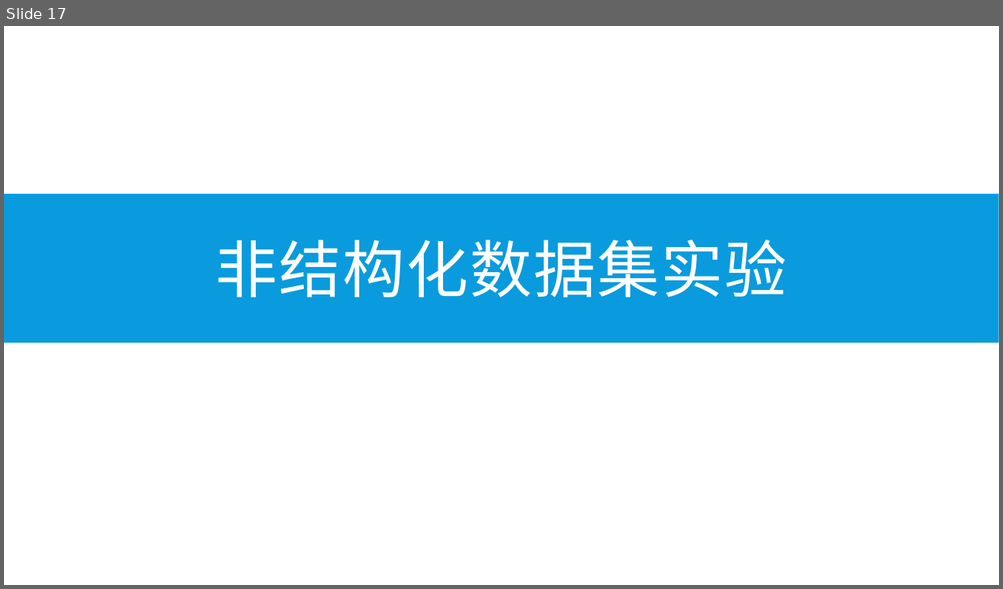
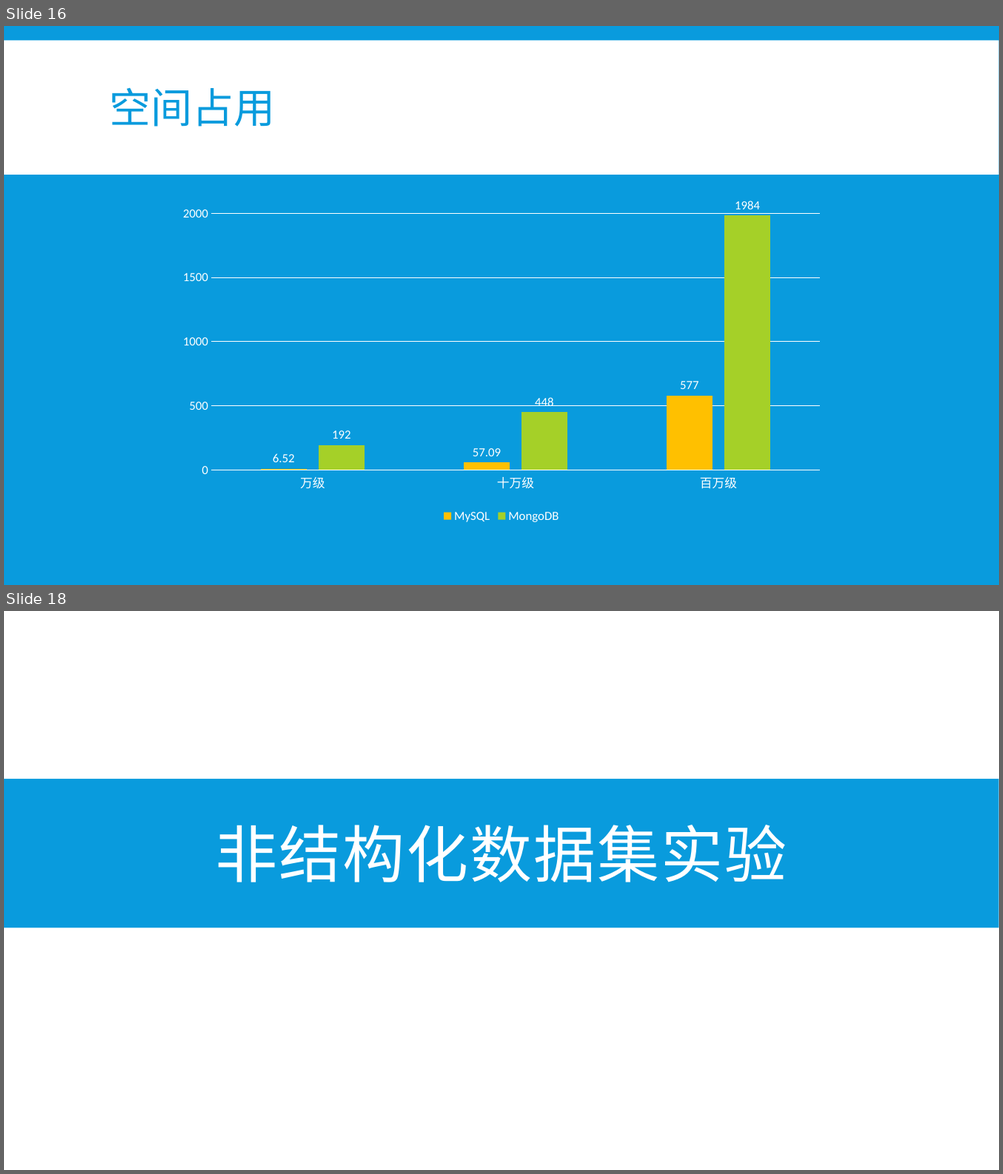
Before and after one commit to b4ubles/PCBNS, a slide deck: doc/NoSQL vs SQL.pptx. Shown one above the other, each under a label of ours: slide 17 before the commit, slides 16 and 18 after it; the slides between them are not shown. The pictures are 1003x589 and 1003x1174 pixels, drawn with LibreOffice and Linux fonts; fonts in the diff are those of the drawing. Boxes give left, top, right and bottom in pixels: in the first picture for what was removed or moved away, otherwise in the second. Text is boxed around its words. In the diff, an @@ line names an element or a change of style, - is before the commit and + after.

```diff
--- a/doc/NoSQL vs SQL.pptx
+++ b/doc/NoSQL vs SQL.pptx
@@ slide 16 added at bbox=[4, 26, 999, 585], background #099BDD @@
@@ rectangle added at bbox=[4, 40, 999, 175], fill #FFFFFF @@
@@ title added at bbox=[110, 87, 276, 127], 40 pt, text #099BDD @@
+空间占用
@@ column chart added at bbox=[170, 85, 833, 528] @@
+categories: 万级, 十万级, 百万级
+MySQL: 6.52, 57.09, 577
+MongoDB: 192, 448, 1984
@@ what was slide 17 is now slide 18 @@
```
Also in this commit, not shown: 3 slides changed, 3 other slides added, 3 slides removed, 1 other file.
